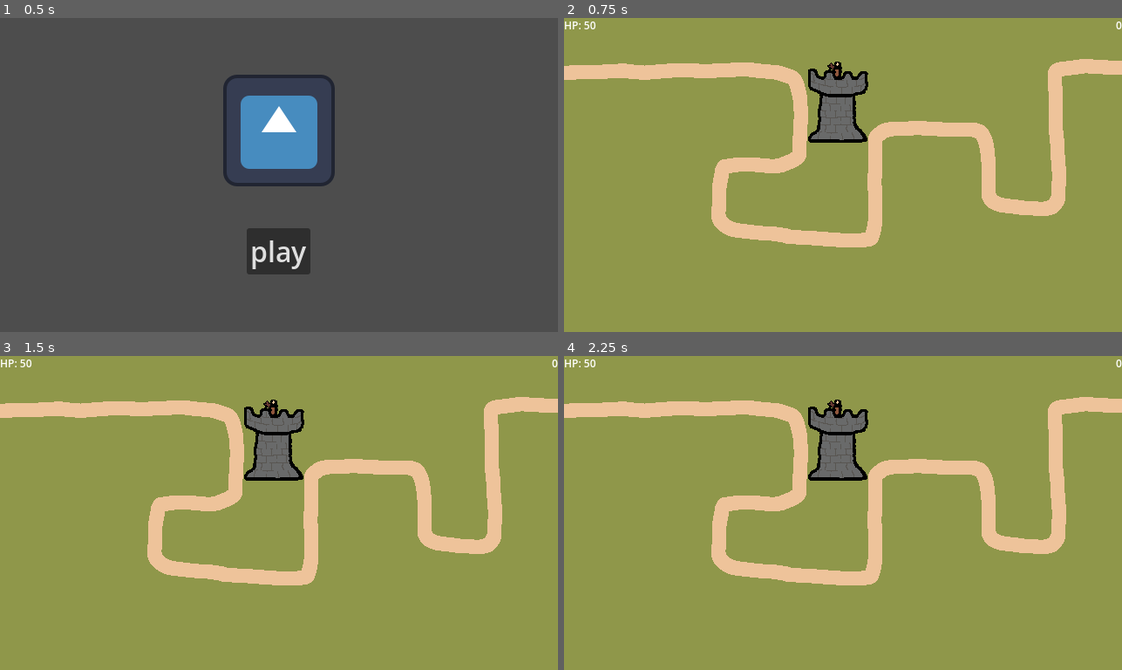
Above: before the commit, frames 1-4 (two rows, left to right).
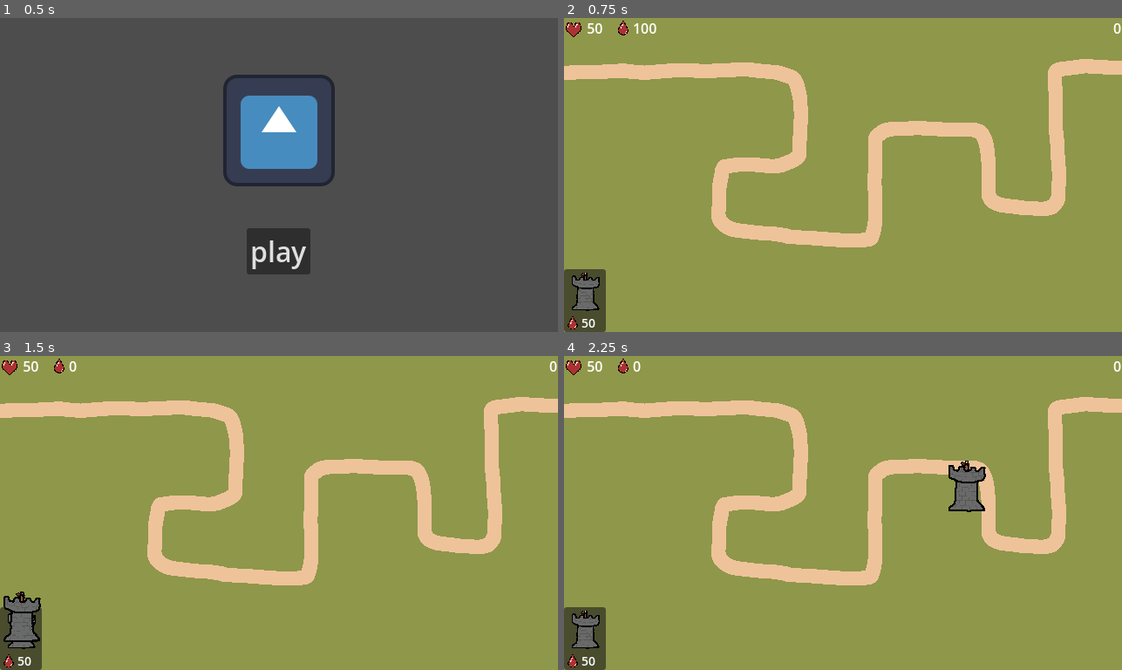
Above: after the commit, the same moments.

Repository: nieboczek/godot-brackeys-2026-1
Game: Godot game, scene res://scenes/main.tscn
The game is run twice, just before and just after one commit, with the same random seed, the same clock (stepped at 60 frames per second) and the same inputs. The engine's default icon, where the game draws it, is replaced by a stand-in: a white triangle on a blue panel in a dark square.
Inputs (mouse positions are in pixels of both pictures, inside the frame that each line leads up to):
- Up to frame 1 (0.5 s): no input
- Up to frame 2 (0.75 s): click "play" at 0.5 s
- Up to frame 3 (1.5 s): click (22, 629) at 1.27 s
- Up to frame 4 (2.25 s): tap Enter at 2 s; move the mouse to (965, 497) at 2.02 s; press the mouse at (965, 497) at 2.03 s; hold D (right, bound only before the commit) from 2.03 s (still down)

Frame 1 is identical in both runs. In frame 2, 3.8% of the frame differs, in the area x 0-100%, y 0-100%; in frame 3, 4.0%; in frame 4, 4.5%.

Commit message:
Add placeable towers

Diff:
--- a/project.godot
+++ b/project.godot
@@ -42,26 +42,6 @@
 
 [input]
 
-up={
-"deadzone": 0.2,
-"events": [Object(InputEventKey,"resource_local_to_scene":false,"resource_name":"","device":-1,"window_id":0,"alt_pressed":false,"shift_pressed":false,"ctrl_pressed":false,"meta_pressed":false,"pressed":false,"keycode":0,"physical_keycode":87,"key_label":0,"unicode":119,"location":0,"echo":false,"script":null)
-]
-}
-down={
-"deadzone": 0.2,
-"events": [Object(InputEventKey,"resource_local_to_scene":false,"resource_name":"","device":-1,"window_id":0,"alt_pressed":false,"shift_pressed":false,"ctrl_pressed":false,"meta_pressed":false,"pressed":false,"keycode":0,"physical_keycode":83,"key_label":0,"unicode":115,"location":0,"echo":false,"script":null)
-]
-}
-left={
-"deadzone": 0.2,
-"events": [Object(InputEventKey,"resource_local_to_scene":false,"resource_name":"","device":-1,"window_id":0,"alt_pressed":false,"shift_pressed":false,"ctrl_pressed":false,"meta_pressed":false,"pressed":false,"keycode":0,"physical_keycode":65,"key_label":0,"unicode":97,"location":0,"echo":false,"script":null)
-]
-}
-right={
-"deadzone": 0.2,
-"events": [Object(InputEventKey,"resource_local_to_scene":false,"resource_name":"","device":-1,"window_id":0,"alt_pressed":false,"shift_pressed":false,"ctrl_pressed":false,"meta_pressed":false,"pressed":false,"keycode":0,"physical_keycode":68,"key_label":0,"unicode":100,"location":0,"echo":false,"script":null)
-]
-}
 console={
 "deadzone": 0.2,
 "events": [Object(InputEventKey,"resource_local_to_scene":false,"resource_name":"","device":-1,"window_id":0,"alt_press …(191 unchanged characters)…
@@ -82,6 +62,16 @@
 "events": [Object(InputEventKey,"resource_local_to_scene":false,"resource_name":"","device":-1,"window_id":0,"alt_press …(195 unchanged characters)…
 ]
 }
+place_tower={
+"deadzone": 0.2,
+"events": [Object(InputEventMouseButton,"resource_local_to_scene":false,"resource_name":"","device":-1,"window_id":0,"alt_pressed":false,"shift_pressed":false,"ctrl_pressed":false,"meta_pressed":false,"button_mask":1,"position":Vector2(175, 27),"global_position":Vector2(184, 75),"factor":1.0,"button_index":1,"canceled":false,"pressed":true,"double_click":false,"script":null)
+]
+}
+
+[layer_names]
+
+2d_physics/layer_1="enemies"
+2d_physics/layer_2="towers"
 
 [rendering]
 
--- /dev/null
+++ b/resources/ui_theme.tres
@@ -0,0 +1,3 @@
+[gd_resource type="Theme" format=3 uid="uid://bajmcvxa3d5mw"]
+
+[resource]
--- a/scenes/enemy/chicken.tscn
+++ b/scenes/enemy/chicken.tscn
@@ -11,7 +11,7 @@
 loop = false
 script = ExtResource("1_6n01t")
 speed = 35.0
-health = 6.0
+health = 4
 center_offset = Vector2(0, -6)
 
 [node name="CharacterBody" type="CharacterBody2D" parent="." unique_id=2106862649]
--- a/scenes/enemy/cow.tscn
+++ b/scenes/enemy/cow.tscn
@@ -10,8 +10,8 @@
 rotates = false
 loop = false
 script = ExtResource("1_tuxxx")
-speed = 12.0
-damage = 3.0
+speed = 13.0
+damage = 3
 center_offset = Vector2(-2, -20)
 
 [node name="CharacterBody" type="CharacterBody2D" parent="." unique_id=1626197581]
--- a/scenes/enemy/duck.tscn
+++ b/scenes/enemy/duck.tscn
@@ -12,8 +12,8 @@
 loop = false
 script = ExtResource("1_7le0v")
 speed = 32.0
-health = 8.0
-damage = 2.0
+health = 7
+damage = 2
 center_offset = Vector2(0, -22)
 
 [node name="CharacterBody" type="CharacterBody2D" parent="." unique_id=1017362470]
--- a/scenes/enemy/pig.tscn
+++ b/scenes/enemy/pig.tscn
@@ -11,7 +11,8 @@
 loop = false
 script = ExtResource("1_vjpy6")
 speed = 30.0
-health = 9.0
+health = 6
+damage = 2
 center_offset = Vector2(-4, -20)
 
 [node name="CharacterBody" type="CharacterBody2D" parent="." unique_id=1414664457]
--- a/scenes/enemy/sheep.tscn
+++ b/scenes/enemy/sheep.tscn
@@ -12,8 +12,8 @@
 loop = false
 script = ExtResource("1_nvkbx")
 speed = 20.0
-health = 8.0
-damage = 2.0
+health = 8
+damage = 2
 center_offset = Vector2(-4, -28)
 
 [node name="CharacterBody" type="CharacterBody2D" parent="." unique_id=1017362470]
--- a/scenes/game.tscn
+++ b/scenes/game.tscn
@@ -3,7 +3,10 @@
 [ext_resource type="Script" uid="uid://cvmk843rlvkc1" path="res://scripts/game.gd" id="1_uwrxv"]
 [ext_resource type="Script" uid="uid://dkd8o18gghrmw" path="res://scripts/ui.gd" id="3_lbhrr"]
 [ext_resource type="Texture2D" uid="uid://bs0sowku04u54" path="res://assets/map_test.png" id="3_lnu2h"]
+[ext_resource type="Theme" uid="uid://bajmcvxa3d5mw" path="res://resources/ui_theme.tres" id="3_u5sy4"]
+[ext_resource type="PackedScene" uid="uid://3qb04ojt8bua" path="res://scenes/tower_panel.tscn" id="4_iywne"]
 [ext_resource type="PackedScene" uid="uid://bpplrurdo2ijl" path="res://scenes/tower.tscn" id="4_lbhrr"]
+[ext_resource type="Texture2D" uid="uid://y3nllloc1fa1" path="res://assets/basic_tower.png" id="5_p57ef"]
 
 [sub_resource type="Curve2D" id="Curve2D_lbhrr"]
 _data = {
@@ -11,9 +14,10 @@
 }
 point_count = 20
 
-[node name="Game" type="Node2D" unique_id=183484459 node_paths=PackedStringArray("path")]
+[node name="Game" type="Node2D" unique_id=183484459 node_paths=PackedStringArray("path", "towers")]
 script = ExtResource("1_uwrxv")
 path = NodePath("Path")
+towers = NodePath("Towers")
 
 [node name="Map" type="Sprite2D" parent="." unique_id=1460714089]
 position = Vector2(320, 180)
@@ -32,14 +36,16 @@
 offset_top = -180.0
 offset_right = 320.0
 offset_bottom = 180.0
+theme = ExtResource("3_u5sy4")
 script = ExtResource("3_lbhrr")
 
-[node name="HPLabel" type="Label" parent="Camera/UI" unique_id=1253585939]
+[node name="HPLabel" type="RichTextLabel" parent="Camera/UI" unique_id=1952117363]
+custom_minimum_size = Vector2(180, 24)
 layout_mode = 1
-offset_right = 37.0
-offset_bottom = 17.0
-theme_override_font_sizes/font_size = 12
-text = "HP: 50"
+offset_right = 1.0
+offset_bottom = 24.0
+bbcode_enabled = true
+text = "[img height=22]res://assets/heart.png[/img] 50   [img height=22]res://assets/blood.png[/img]100"
 
 [node name="RoundLabel" type="Label" parent="Camera/UI" unique_id=1801349072]
 layout_mode = 1
@@ -49,12 +55,22 @@
 offset_left = -7.0
 offset_bottom = 17.0
 grow_horizontal = 0
-theme_override_font_sizes/font_size = 12
 text = "0"
 
-[node name="Tower" parent="." unique_id=701720898 instance=ExtResource("4_lbhrr")]
-position = Vector2(312.00003, 93.00001)
-cooldown = 0.8
-shoot_start = Vector2(-10, -50)
-arrow_max_height = 40.0
-arrow_speed = 120.0
+[node name="Towers" type="HBoxContainer" parent="Camera/UI" unique_id=698785130]
+layout_mode = 1
+anchors_preset = 12
+anchor_top = 1.0
+anchor_right = 1.0
+anchor_bottom = 1.0
+offset_top = -64.0
+grow_horizontal = 2
+grow_vertical = 0
+
+[node name="TowerPanel" parent="Camera/UI/Towers" unique_id=790190272 instance=ExtResource("4_iywne")]
+layout_mode = 2
+tower_texture = ExtResource("5_p57ef")
+tower_scene = ExtResource("4_lbhrr")
+cost = 50
+
+[node name="Towers" type="Node" parent="." unique_id=1082183749]
--- a/scenes/tower.tscn
+++ b/scenes/tower.tscn
@@ -5,20 +5,40 @@
 [ext_resource type="Texture2D" uid="uid://b4h28bh7tvqf5" path="res://assets/arrow.png" id="3_ktxwe"]
 
 [sub_resource type="CircleShape2D" id="CircleShape2D_lbhrr"]
-radius = 153.75505
+radius = 80.0
 
-[node name="Tower" type="Sprite2D" unique_id=701720898]
-scale = Vector2(0.8, 0.8)
+[sub_resource type="RectangleShape2D" id="RectangleShape2D_ktxwe"]
+size = Vector2(29, 23)
+
+[node name="Tower" type="Node2D" unique_id=1361143145]
+script = ExtResource("2_ktxwe")
+cooldown = 0.8
+shoot_start = Vector2(-10, -50)
+arrow_texture = ExtResource("3_ktxwe")
+arrow_max_height = 40.0
+arrow_speed = 130.0
+
+[node name="Sprite" type="Sprite2D" parent="." unique_id=701720898]
+position = Vector2(0, -15)
+scale = Vector2(0.5, 0.5)
 texture = ExtResource("1_ay4al")
-script = ExtResource("2_ktxwe")
-cooldown = 1.0
-arrow_texture = ExtResource("3_ktxwe")
 
 [node name="EnemyDetector" type="Area2D" parent="." unique_id=1399561136]
 collision_layer = 0
+monitoring = false
 
 [node name="CollisionShape" type="CollisionShape2D" parent="EnemyDetector" unique_id=1909956574]
+position = Vector2(0, -15)
 shape = SubResource("CircleShape2D_lbhrr")
+
+[node name="OccupiedSpace" type="Area2D" parent="." unique_id=664005264]
+collision_layer = 2
+collision_mask = 2
+
+[node name="CollisionShape" type="CollisionShape2D" parent="OccupiedSpace" unique_id=1805450849]
+position = Vector2(0.5, 4.5)
+shape = SubResource("RectangleShape2D_ktxwe")
+debug_color = Color(0.9454072, 0.13633195, 0.48345697, 0.41960785)
 
 [connection signal="body_entered" from="EnemyDetector" to="." method="_on_enemy_detector_body_entered"]
 [connection signal="body_exited" from="EnemyDetector" to="." method="_on_enemy_detector_body_exited"]
--- /dev/null
+++ b/scenes/tower_panel.tscn
@@ -0,0 +1,28 @@
+[gd_scene format=3 uid="uid://3qb04ojt8bua"]
+
+[ext_resource type="Script" uid="uid://co2gthgy5vrof" path="res://scripts/tower_panel.gd" id="1_f8845"]
+[ext_resource type="Texture2D" uid="uid://y3nllloc1fa1" path="res://assets/basic_tower.png" id="1_ls63v"]
+
+[node name="TowerPanel" type="PanelContainer" unique_id=790190272]
+custom_minimum_size = Vector2(48, 72)
+script = ExtResource("1_f8845")
+
+[node name="VBoxContainer" type="VBoxContainer" parent="." unique_id=2062918086]
+layout_mode = 2
+
+[node name="TextureButton" type="TextureButton" parent="VBoxContainer" unique_id=1755354316]
+custom_minimum_size = Vector2(0, 48)
+layout_mode = 2
+size_flags_vertical = 4
+texture_normal = ExtResource("1_ls63v")
+ignore_texture_size = true
+stretch_mode = 0
+
+[node name="RichTextLabel" type="RichTextLabel" parent="VBoxContainer" unique_id=634340366]
+layout_mode = 2
+size_flags_vertical = 3
+theme_override_font_sizes/normal_font_size = 14
+bbcode_enabled = true
+text = "[img width=20]res://assets/blood.png[/img]100"
+
+[connection signal="pressed" from="VBoxContainer/TextureButton" to="." method="_on_texture_button_pressed"]
--- a/scripts/enemy/enemy.gd
+++ b/scripts/enemy/enemy.gd
@@ -1,9 +1,9 @@
 class_name Enemy
 extends PathFollow2D
 
-@export var speed := 40.0
-@export var health: float = 10
-@export var damage: float = 1
+@export var speed: float = 40.0
+@export var health: int = 10
+@export var damage: int = 1
 @export var center_offset: Vector2
 
 
@@ -14,10 +14,10 @@
 		queue_free()
 
 
-func add_damage(dmg: float) -> void:
+func add_damage(dmg: int) -> void:
 	health -= dmg
 	if health <= 0:
 		queue_free()
 
-func will_kill(dmg: float) -> bool:
+func will_kill(dmg: int) -> bool:
 	return dmg > health
--- a/scripts/game.gd
+++ b/scripts/game.gd
@@ -16,6 +16,7 @@
 
 
 @export var path: Path2D
+@export var towers: Node
 
 
 static func update_input_holder(input_holder: InputHolder, force_true: bool = false) -> void:
--- a/scripts/main.gd
+++ b/scripts/main.gd
@@ -1,6 +1,4 @@
 class_name Main extends Node
-
-@onready var menu: VBoxContainer = $Menu
 
 func _ready() -> void:
 	var args := OS.get_cmdline_args()
@@ -13,7 +11,7 @@
 func _load_game() -> void:
 	var game := preload("res://scenes/game.tscn").instantiate()
 	get_tree().root.add_child.call_deferred(game)
-	menu.queue_free()
+	$Menu.queue_free()
 
 
 func _on_menu_start_game() -> void:
--- a/scripts/manager.gd
+++ b/scripts/manager.gd
@@ -34,22 +34,38 @@
 	]
 ]
 
-signal health_changed(new_health: float)
+signal health_changed(new_health: int)
+signal blood_changed(new_blood: int)
 signal new_round(n: int)
 
 var current_round: Array[SpawnInfo]
 var round_num: int = 0
 var round_timer: float = 0.0
-var health: float = 50
+var health: int = 50:
+	set(value):
+		health = value
+		health_changed.emit(value)
+var blood: int = 50:
+	set(value):
+		blood = value
+		blood_changed.emit(value)
 
 
 func _ready() -> void:
 	Console.register_command(Command.of("start_round").executes(start_round))
+	Console.register_command(Command.of("health").args(["new health: int"]).executes(_health_cmd))
+	Console.register_command(Command.of("blood").args(["new blood: int"]).executes(_blood_cmd))
 
 
-func damage(dmg: float) -> void:
+func _health_cmd(new_health: int) -> void:
+	health = new_health
+
+func _blood_cmd(new_blood: int) -> void:
+	blood = new_blood
+
+
+func damage(dmg: int) -> void:
 	health -= dmg
-	health_changed.emit(health)
 
 
 func start_round() -> void:
--- a/scripts/tower.gd
+++ b/scripts/tower.gd
@@ -1,15 +1,19 @@
-extends Sprite2D
+extends Node2D
 
 @export var cooldown: float = 0.0
-@export var damage: float = 1.0
+@export var damage: int = 1
 @export var shoot_start: Vector2
 @export var arrow_texture: Texture2D
 @export var arrow_max_height: float = 60.0
 @export var arrow_speed: float = 160.0
 
 var enemies_to_shoot: Array[Enemy] = []
-var predicted_health: Array[float] = []
+var predicted_health: Array[int] = []
 var current_cooldown := 0.0
+
+
+func enable() -> void:
+	$EnemyDetector.monitoring = true
 
 
 func _on_enemy_detector_body_entered(body: Node2D) -> void:
@@ -38,7 +42,7 @@
 	var target: Enemy = null
 	for i in range(enemies_to_shoot.size()):
 		var predicted := predicted_health[i]
-		if predicted <= 0.0:
+		if predicted <= 0:
 			continue
 
 		var enemy := enemies_to_shoot[i]
--- /dev/null
+++ b/scripts/tower_panel.gd
@@ -0,0 +1,24 @@
+class_name TowerPanel
+extends PanelContainer
+
+signal bought(scene: PackedScene)
+
+@export var tower_texture: Texture2D
+@export var tower_scene: PackedScene
+@export var cost: int
+
+@onready var button: TextureButton = $VBoxContainer/TextureButton
+
+func _ready() -> void:
+	$VBoxContainer/RichTextLabel.text = "[img width=20]res://assets/blood.png[/img]%s" % cost
+	button.texture_normal = tower_texture
+	button.disabled = cost > Manager.blood
+	Manager.blood_changed.connect(_blood_changed)
+
+
+func _blood_changed(new_blood: int) -> void:
+	button.disabled = cost > new_blood
+
+func _on_texture_button_pressed() -> void:
+	Manager.blood -= cost
+	bought.emit(tower_scene)
--- a/scripts/ui.gd
+++ b/scripts/ui.gd
@@ -1,15 +1,68 @@
 extends Control
 
-@onready var hp_label: Label = $HPLabel
+@onready var hp_label: RichTextLabel = $HPLabel
 @onready var round_label: Label = $RoundLabel
 
+var placing_tower: Node2D
+var bodies_overlapping: int = 0
 
 func _ready() -> void:
 	Manager.health_changed.connect(_health_changed)
+	Manager.blood_changed.connect(_blood_changed)
 	Manager.new_round.connect(_new_round)
 
+	for panel in $Towers.get_children():
+		panel.bought.connect(_bought)
+
+func _input(event: InputEvent) -> void:
+	if event.is_action_pressed(&"place_tower") and placing_tower != null and bodies_overlapping == 0:
+		var area: Area2D = placing_tower.get_node("OccupiedSpace")
+		area.area_entered.disconnect(_area_entered)
+		area.area_exited.disconnect(_area_exited)
+		area.monitoring = false
+
+		placing_tower.enable()
+		placing_tower = null
+		Log.debug("Placed tower")
+
+func _process(_delta: float) -> void:
+	if placing_tower == null:
+		return
+
+	var pos := get_global_mouse_position()
+	placing_tower.position = pos
+
+func _bought(scene: PackedScene) -> void:
+	var node := scene.instantiate()
+	node.process_mode = Node.PROCESS_MODE_DISABLED
+	Game.instance.towers.add_child(node)
+
+	var area: Area2D = node.get_node("OccupiedSpace")
+	area.area_entered.connect(_area_entered)
+	area.area_exited.connect(_area_exited)
+
+	assert(area.collision_layer == 2)
+	assert(area.collision_mask == 2)
+
+	placing_tower = node
+	Log.debug("Started placing tower")
+
+func _area_entered(_body: Area2D) -> void:
+	bodies_overlapping += 1
+	Log.debug("overlapping +1")
+
+func _area_exited(_body: Area2D) -> void:
+	bodies_overlapping -= 1
+	Log.debug("overlapping -1")
+
+func _blood_changed(new_blood: int) -> void:
+	_set_label(Manager.health, new_blood)
+
 func _health_changed(new_health: int) -> void:
-	hp_label.text = "HP: %s" % new_health
+	_set_label(new_health, Manager.blood)
+
+func _set_label(health: int, blood: int) -> void:
+	hp_label.text = "[img height=22]res://assets/heart.png[/img] %s   [img height=22]res://assets/blood.png[/img]%s" % [health, blood]
 
 func _new_round(n: int) -> void:
 	round_label.text = str(n)
Binary file added: assets/blood.png
Not shown, added: assets/blood.png.import
Binary file added: assets/heart.png
Not shown, added: assets/heart.png.import
Not shown, added: scripts/tower_panel.gd.uid
